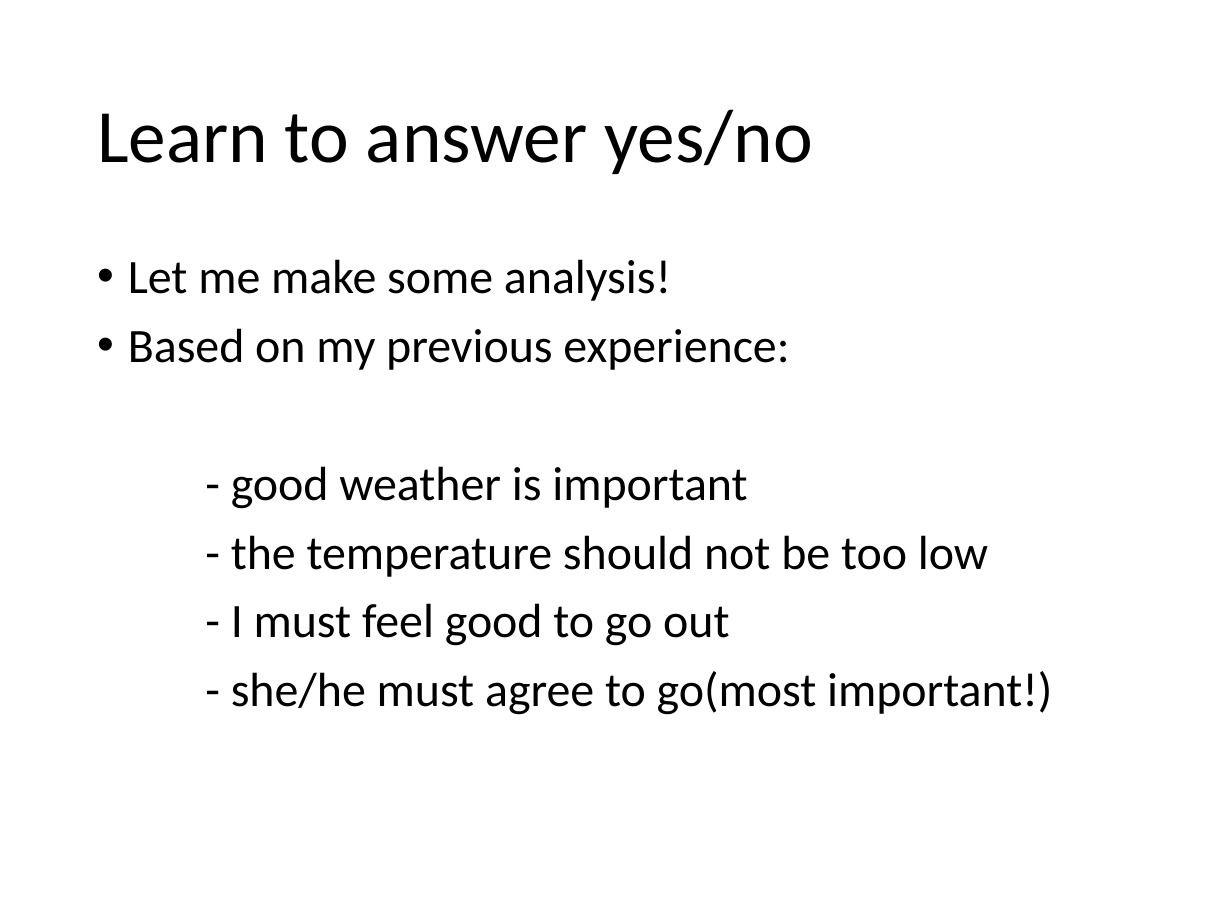
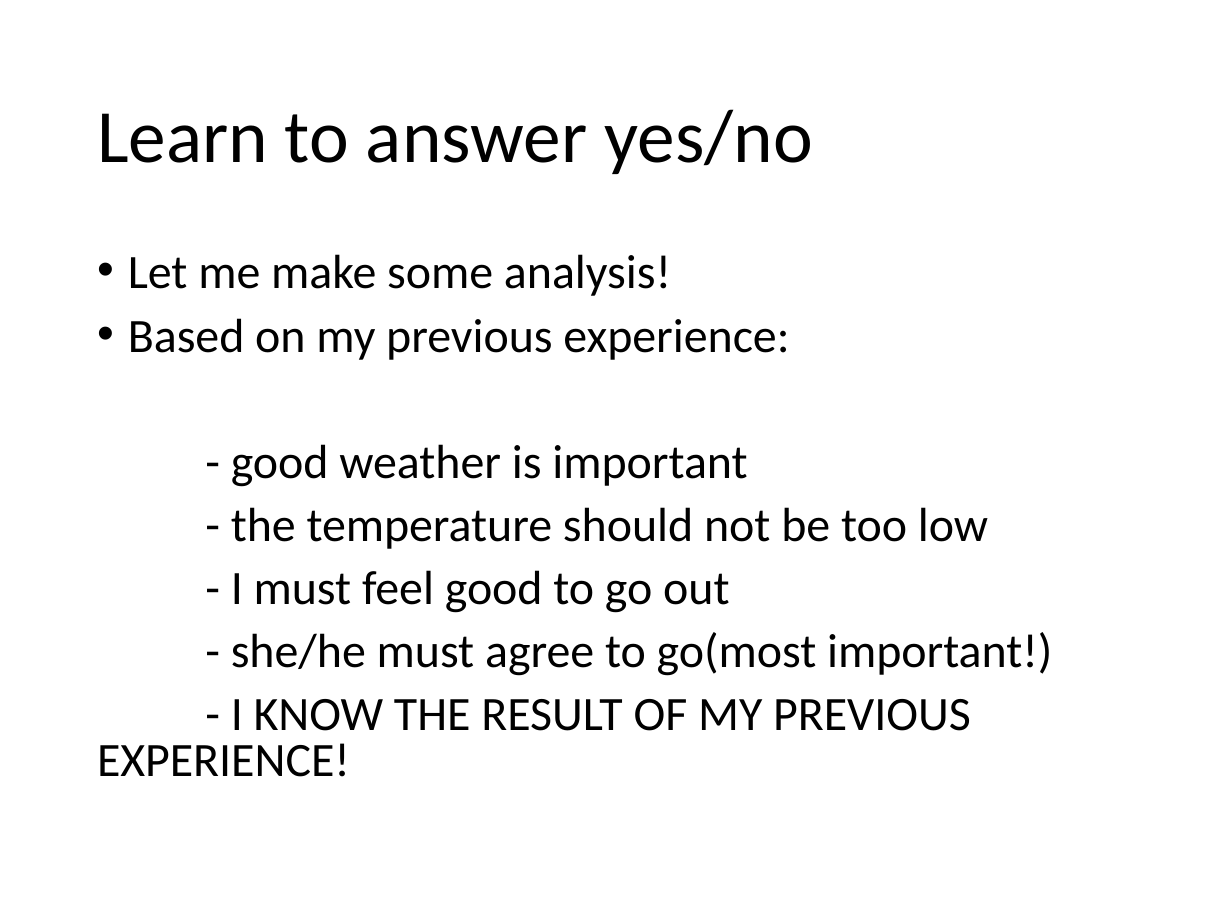
Before and after one commit to hansxiao7/Machine-learning-101, a slide deck: slide 5 of week2/PLA.pptx. Drawn at 1232x924 pixels with LibreOffice and Linux fonts; fonts in the diff are those of the drawing. Boxes give left, top, right and bottom in pixels: in the first picture for what was removed or moved away, otherwise in the second. Text is boxed around its words. In the diff, an @@ line names an element or a change of style, - is before the commit and + after.

```diff
--- a/week2/PLA.pptx
+++ b/week2/PLA.pptx
@@ text at bbox=[128, 254, 1052, 676]: line spacing 0.9 to 0.8 @@
@@ text at bbox=[97, 699, 971, 777]: paragraph added @@
+- I KNOW THE RESULT OF MY PREVIOUS EXPERIENCE!
```
Also in this commit, not shown: 2 other slides changed.
